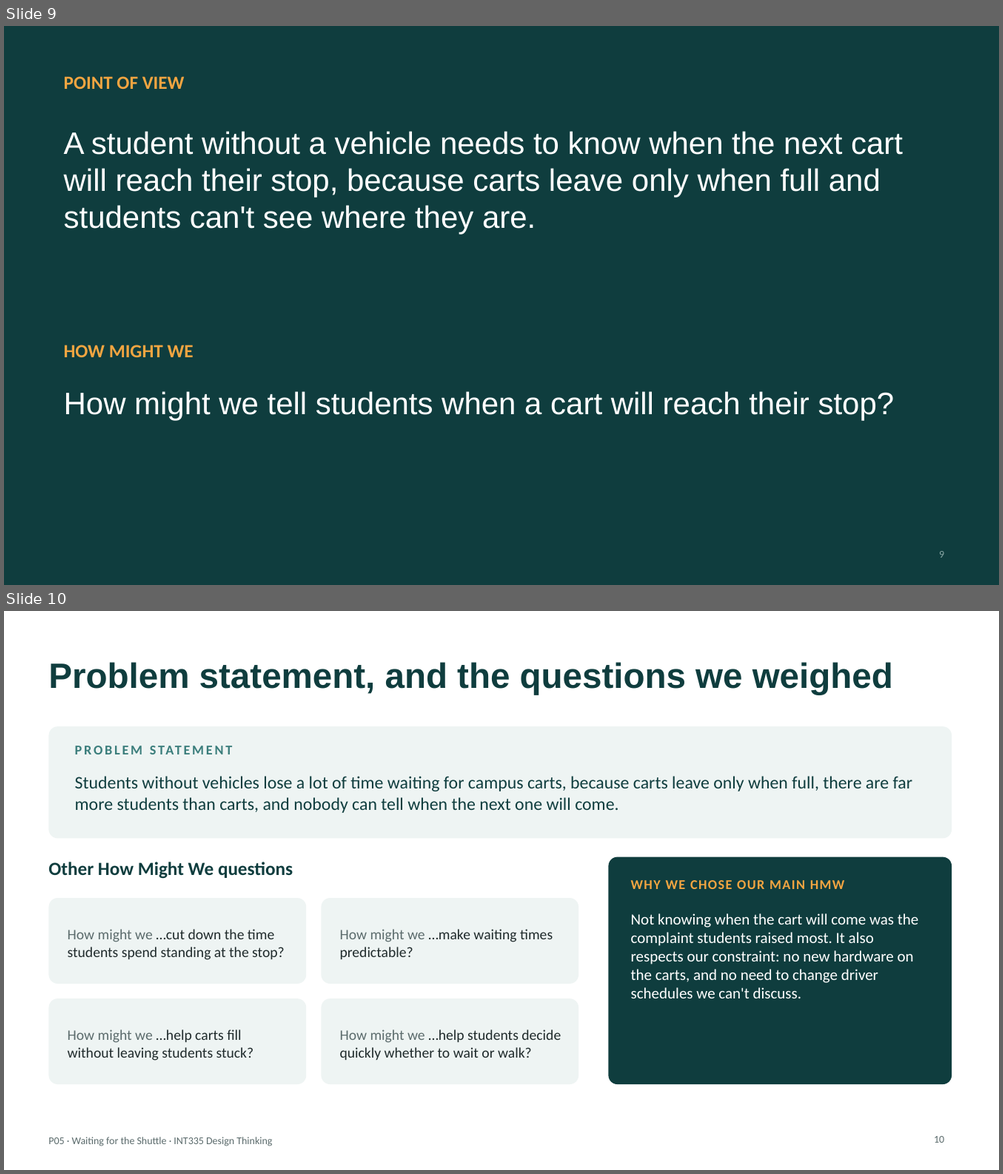
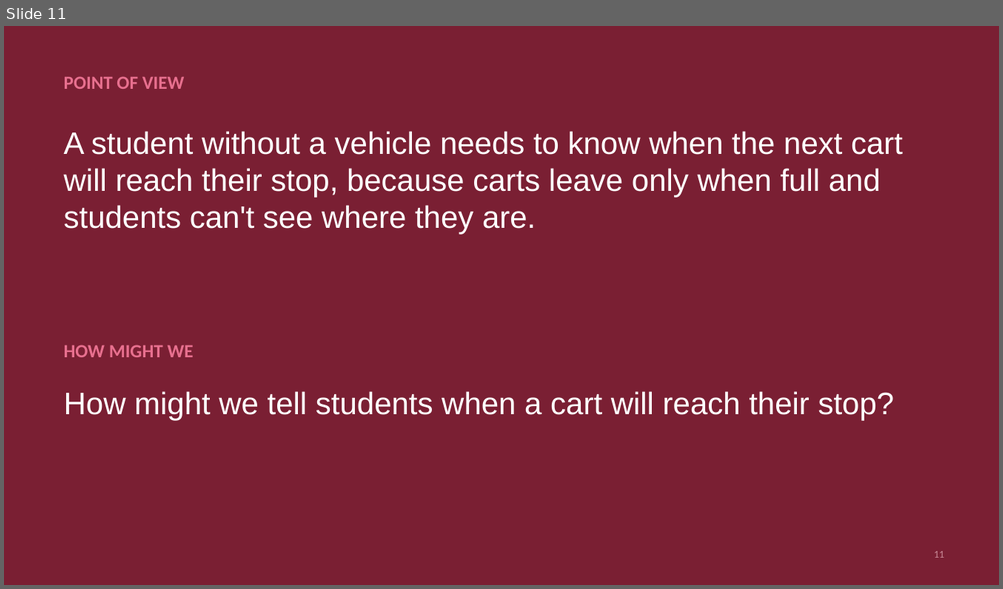
Before and after one commit to ShadowIzzHerZ/waiting-for-the-shuttle, a slide deck: deck/P05_Waiting_for_the_Shuttle.pptx. Shown one above the other, each under a label of ours: slides 9 and 10 before the commit, slide 11 after it. The pictures are 1003x1174 and 1003x589 pixels, drawn with LibreOffice and Linux fonts; fonts in the diff are those of the drawing. Boxes give left, top, right and bottom in pixels: in the first picture for what was removed or moved away, otherwise in the second. Text is boxed around its words. In the diff, an @@ line names an element or a change of style, - is before the commit and + after.

Commit message:
Deck follows the 12-section report skeleton, in the bracelet colours
Sections: problem, research plan, primary research, findings,
competitive analysis, personas and empathy map, ideation, storyboard and
journey, IA and user flow, prototype, testing and accessibility,
conclusion and links. New slides for the research plan, competitive
analysis, IA and user flow, testing and conclusion; dropped the affinity,
HMW-list and concept slides. Palette from the team's floral bracelet.

```diff
--- a/deck/P05_Waiting_for_the_Shuttle.pptx
+++ b/deck/P05_Waiting_for_the_Shuttle.pptx
@@ slide 10 removed at <box>4,611,999,1170</box>, background #FFFFFF @@
@@ title removed at <box>48,662,893,695</box> @@
-Problem statement, and the questions we weighed
@@ rounded rectangle removed at <box>48,726,951,839</box> @@
@@ text removed at <box>75,741,925,768</box> @@
-PROBLEM STATEMENT
@@ text removed at <box>75,776,913,813</box> @@
-Students without vehicles lose a lot of time waiting for campus carts, because carts leave only when full, there are far more students than carts, and nobody can tell when the next one will come.
@@ text removed at <box>48,862,293,879</box> @@
-Other How Might We questions
@@ rounded rectangle removed at <box>609,857,951,1085</box> @@
@@ rounded rectangle removed at <box>48,898,306,984</box> @@
@@ rounded rectangle removed at <box>321,898,578,984</box> @@
@@ text removed at <box>631,880,845,889</box> @@
-WHY WE CHOSE OUR MAIN HMW
@@ text removed at <box>631,914,918,999</box> @@
-Not knowing when the cart will come was the complaint students raised most. It also respects our constraint: no new hardware on the carts, and no need to change driver schedules we can't discuss.
@@ text removed at <box>68,929,284,960</box> @@
-How might we …cut down the time students spend standing at the stop?
@@ text removed at <box>340,929,552,960</box> @@
-How might we …make waiting times predictable?
@@ rounded rectangle removed at <box>48,999,306,1085</box> @@
@@ rounded rectangle removed at <box>321,999,578,1085</box> @@
@@ text removed at <box>68,1030,254,1061</box> @@
-How might we …help carts fill without leaving students stuck?
@@ text removed at <box>340,1030,560,1060</box> @@
-How might we …help students decide quickly whether to wait or walk?
@@ text removed at <box>48,1137,272,1147</box> @@
-P05 · Waiting for the Shuttle · INT335 Design Thinking
@@ page number removed at <box>933,1136,944,1143</box> @@
-10
@@ what was slide 9 is now slide 11 @@
@@ slide 11 changed as well @@
@@ background #0F3D3E to #7A1F33 @@
@@ title "POINT OF VIEW" at <box>64,76,185,89</box>: text colour #F2A541 to #E8708F @@
@@ text "HOW MIGHT WE" at <box>64,345,193,358</box>: text colour #F2A541 to #E8708F @@
@@ page number at <box>933,551,944,558</box>: text changed; text colour #8AA8A6 to #C98A97 @@
-9
+11
```
Also in this commit, not shown: 14 other slides changed, 5 slides added, 3 other slides removed, 1 other file.
